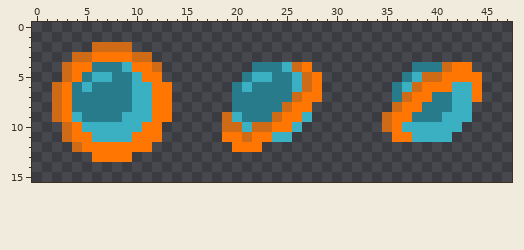
A pixel-art file gets an edit: Assets/Aseprite/Enemy.aseprite. Above, as it was before the edit.
48x16 pixels, 1 frame.
And afterwards:
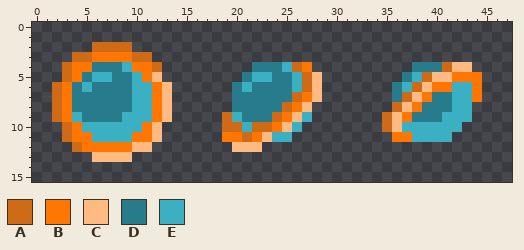
Palette (. is transparent): A #cf6b17  B #ff7602  C #ffba82  D #277b8a  E #3ab0c2
Changes in this commit:
y 4: x 42..43 BB -> CC
y 5: x 12 B -> C; x 28 B -> C; x 40..41 AB -> CC
y 6: x 13 B -> C; x 28 B -> C; x 39 B -> C
y 7: x 13 B -> C; x 28 B -> C; x 38 B -> C
y 8: x 13 B -> C; x 27 B -> C; x 37 B -> C
y 9: x 13 B -> C; x 26 B -> C; x 36 B -> C
y 10: x 12 B -> C; x 25 B -> C; x 36 B -> C
y 11: x 12 B -> C; x 23 B -> C
y 12: x 10..11 BB -> CC; x 20..22 BBB -> CCC
y 13: x 6..9 BBBB -> CCCC
